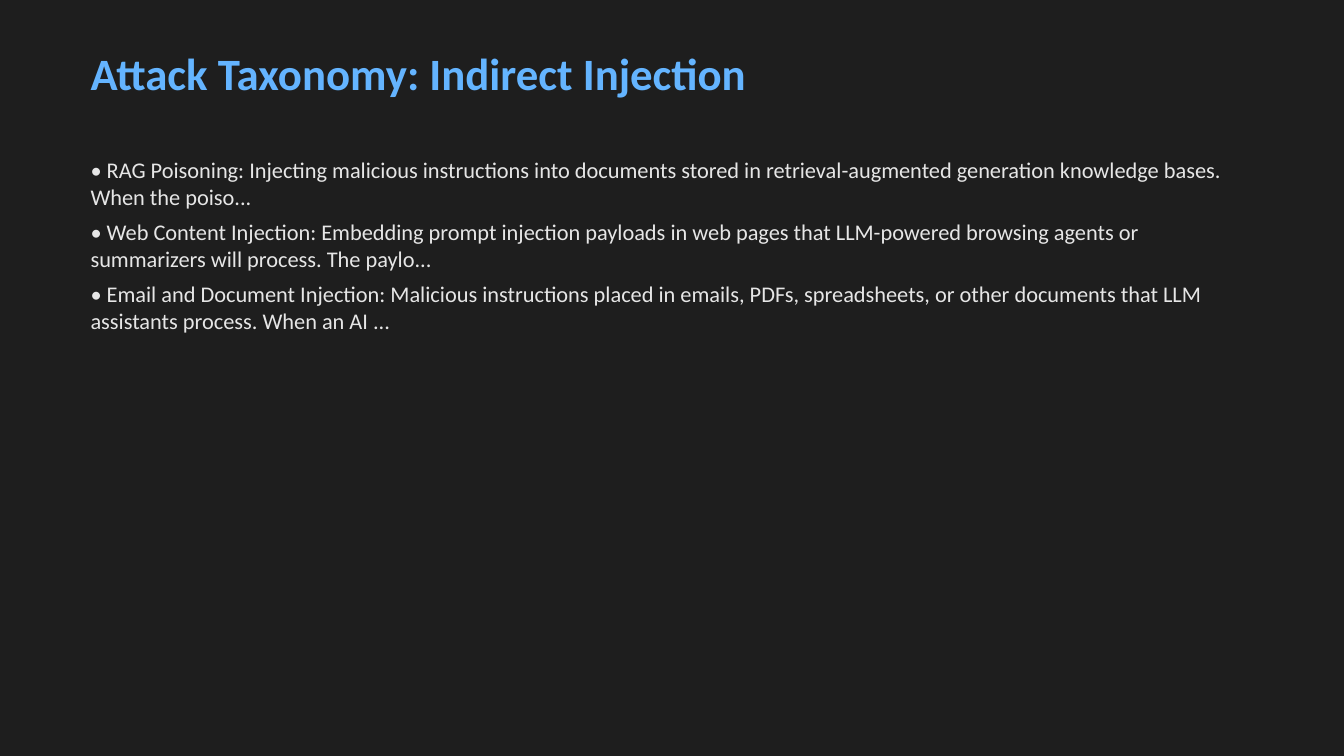
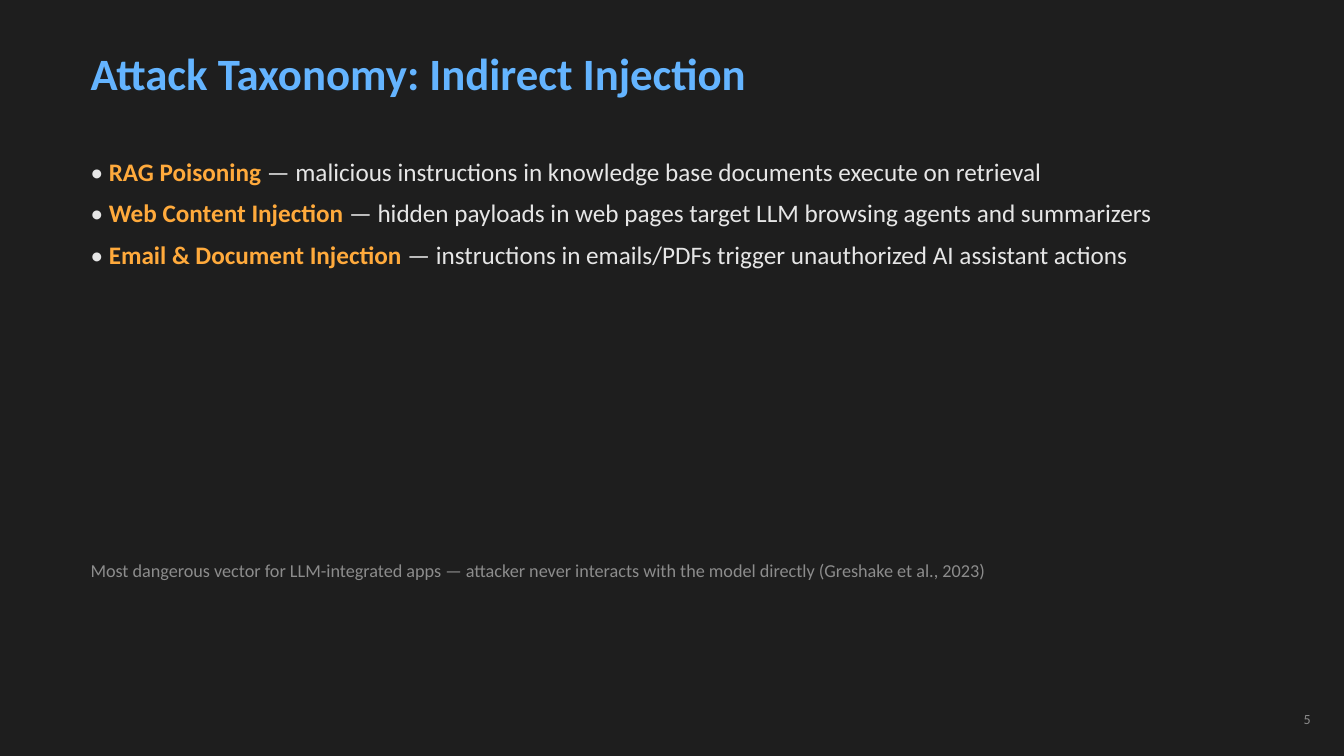
Before and after one commit to edwardjgriggs/prompt-injection-research, a slide deck: slide 5 of output/presentation.pptx. Drawn at 1344x756 pixels with LibreOffice and Linux fonts; fonts in the diff are those of the drawing. Boxes give left, top, right and bottom in pixels: in the first picture for what was removed or moved away, otherwise in the second. Text is boxed around its words. In the diff, an @@ line names an element or a change of style, - is before the commit and + after.

Commit message:
Improve research paper and presentation quality
- Add author name (Edward Griggs), CNU, and COVACCI affiliation
- Add APA 7th page numbers, fix Heading 3 italic, fix figure captions
- Add comparison tables for detection techniques and prevention strategies
- Strengthen in-text citations across Risks, Detection, and Discussion
- Rewrite Discussion with flowing analysis instead of formulaic structure
- Enhance Conclusion with specific future direction citations
- Add slide numbers, stat callout (#1 OWASP), severity color coding
- Split detection into two slides, add Questions slide (15 total)
- Shorten slide bullets with accent-colored labels for readability
- Add figure annotations and tradeoff callouts on detection slides

```diff
--- a/output/presentation.pptx
+++ b/output/presentation.pptx
@@ text at bbox=[109, 163, 1151, 269]: text changed; size 16 to 18 pt @@
-• RAG Poisoning: Injecting malicious instructions into documents stored in retrieval-augmented generation knowledge bases. When the poiso...
-• Web Content Injection: Embedding prompt injection payloads in web pages that LLM-powered browsing agents or summarizers will process. The paylo...
-• Email and Document Injection: Malicious instructions placed in emails, PDFs, spreadsheets, or other documents that LLM assistants process. When an AI ...
+• RAG Poisoning — malicious instructions in knowledge base documents execute on retrieval
+• Web Content Injection — hidden payloads in web pages target LLM browsing agents and summarizers
+• Email & Document Injection — instructions in emails/PDFs trigger unauthorized AI assistant actions
@@ text added at bbox=[91, 564, 984, 580], 13 pt, text #8C8C8C @@
+Most dangerous vector for LLM-integrated apps — attacker never interacts with the model directly (Greshake et al., 2023)
@@ text added at bbox=[1304, 715, 1311, 724], 10 pt, text #8C8C8C @@
+5
```
Also in this commit, not shown: 5 other slides changed, 9 slides added, 7 slides removed, 3 other files.
